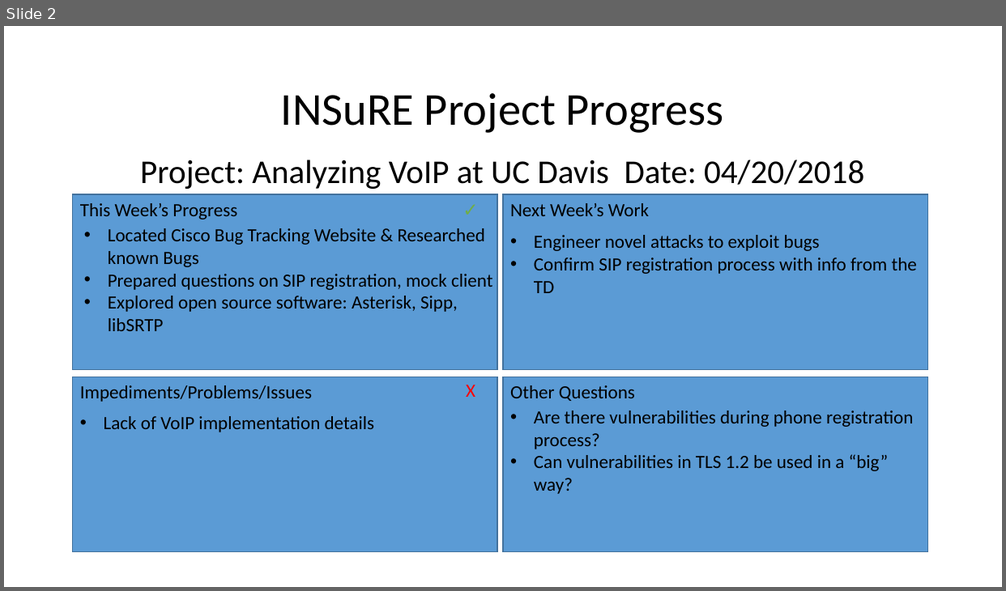
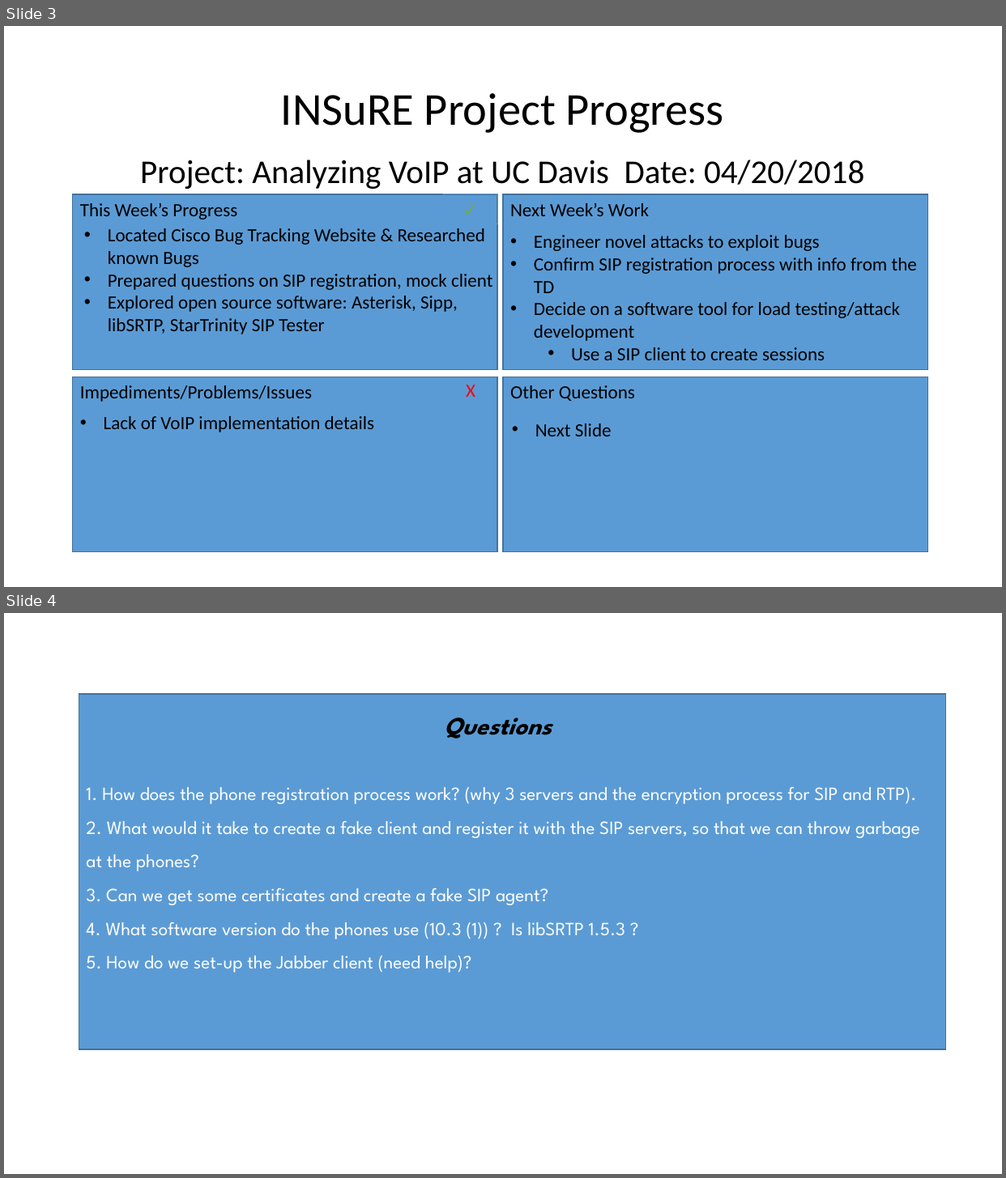
Before and after one commit to meongithub/ecs289M, a slide deck: weekly_dashboard/dashboard-04-20.pptx. Shown one above the other, each under a label of ours: slide 2 before the commit, slides 3 and 4 after it. The pictures are 1006x591 and 1006x1178 pixels, drawn with LibreOffice and Linux fonts; fonts in the diff are those of the drawing. Boxes give left, top, right and bottom in pixels: in the first picture for what was removed or moved away, otherwise in the second. Text is boxed around its words. In the diff, an @@ line names an element or a change of style, - is before the commit and + after.

```diff
--- a/weekly_dashboard/dashboard-04-20.pptx
+++ b/weekly_dashboard/dashboard-04-20.pptx
@@ slide 4 added at <box>4,613,1002,1174</box>, background #FFFFFF @@
@@ rectangle added at <box>79,694,946,1050</box>, fill #5B9BD5, outline #43739E 1 pt, 18 pt, text #FFFFFF @@
+1. How does the phone registration process work? (why 3 servers and the encryption process for SIP and RTP).
+2. What would it take to create a fake client and register it with the SIP servers, so that we can throw garbage at the phones?
+3. Can we get some certificates and create a fake SIP agent?
+4. What software version do the phones use (10.3 (1)) ? Is libSRTP 1.5.3 ?
+5. How do we set-up the Jabber client (need help)?
@@ text added at <box>444,717,552,739</box>, 24 pt, text #000000, bold, italic @@
+Questions
@@ what was slide 2 is now slide 3 @@
@@ slide 3 changed as well @@
@@ text at <box>108,296,458,335</box>: text changed @@
-• Explored open source software: Asterisk, Sipp, libSRTP
+• Explored open source software: Asterisk, Sipp, libSRTP, StarTrinity SIP Tester
@@ text at <box>534,302,900,361</box>: paragraphs added @@
+• Decide on a software tool for load testing/attack development
+  • Use a SIP client to create sessions
@@ text removed at <box>534,411,913,494</box> @@
-• Are there vulnerabilities during phone registration process?
-• Can vulnerabilities in TLS 1.2 be used in a “big” way?
@@ text added at <box>535,424,612,437</box>, 18 pt, text #000000 @@
+• Next Slide
```
Also in this commit, not shown: 2 other slides changed, 1 other file.
